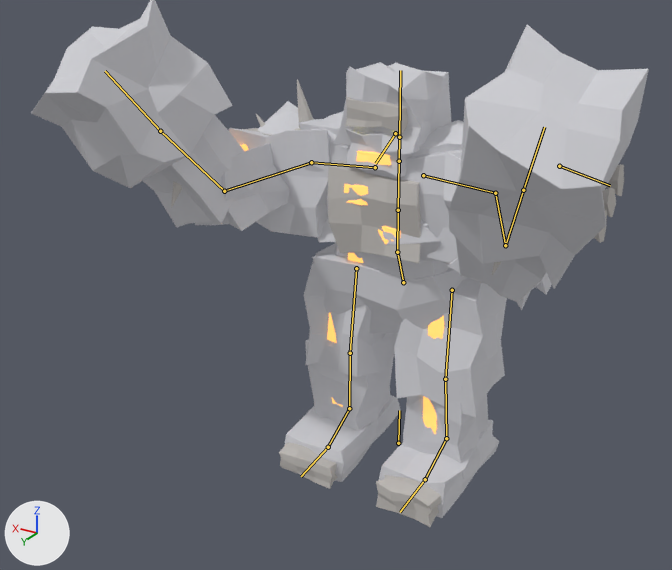
The Blender file Data/Models/Enemy/BossGolem.blend, before and after one commit.
One viewpoint serves both versions: a 50 mm lens placed at (-60.8, 119.8, 86.2), pointed at (2.3, 14.7, 33.6). Arrows for +X, +Y and +Z are at lower left; the lights stay in place. The first picture is the older version. Both versions are drawn at frame 44 of the action 'Rock_Pillar'; the numbers are the values there. The bones that bend it are drawn over the model as lines.

Names of what the first picture shows: 'BossGolem'.
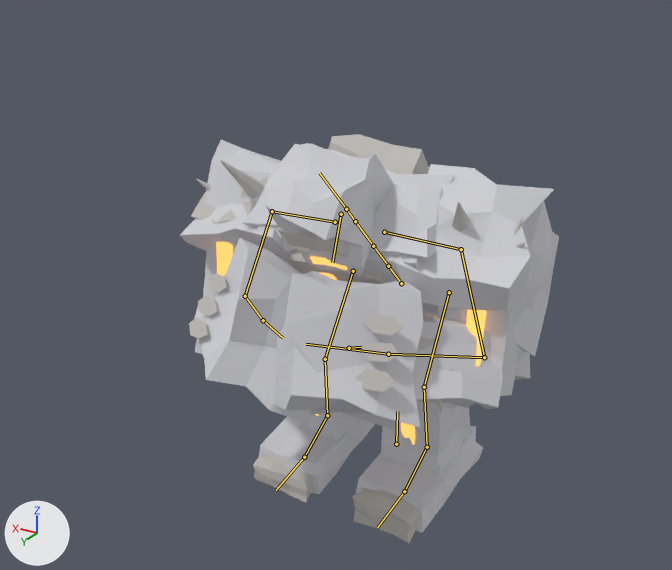
Location of each change, (x1, y1, x2, y2) in pixels of the pictures (672 x 570 px):
'BossGolem', posed: before (31, 0, 649, 527); after (180, 134, 559, 543)
bone 'Root', root to tip: before (398, 443) to (399, 410); after (396, 444) to (397, 411)
bone 'Hips', root to tip: before (403, 282) to (397, 252); after (401, 283) to (388, 266)
bone 'Spine', root to tip: before (397, 252) to (398, 210); after (388, 266) to (373, 246)
bone 'UpperArm_L', root to tip: before (311, 162) to (224, 191); after (272, 211) to (245, 296)
bone 'LowerArm_L', root to tip: before (224, 191) to (160, 131); after (245, 296) to (263, 320)
bone 'UpperArm_R', root to tip: before (495, 193) to (505, 245); after (461, 249) to (484, 357)
bone 'LowerArm_R', root to tip: before (505, 245) to (523, 190); after (484, 357) to (388, 354)
bone 'UpperLeg_L', root to tip: before (356, 268) to (350, 353); after (353, 271) to (325, 359)
bone 'LowerLeg_L', root to tip: before (350, 353) to (349, 408); after (325, 359) to (327, 415)
bone 'UpperLeg_R', root to tip: before (452, 290) to (445, 379); after (449, 292) to (424, 387)
bone 'LowerLeg_R', root to tip: before (445, 379) to (446, 438); after (424, 387) to (427, 447)

The edits, one by one:
Bone 'Root' (bone_root) moves from (-0.05, -0.12, 0.2) to (-0.04, -0.12, 0.13).
Bone 'Hips' (bone_hips) turns from (-22, 0, 0) to (-45, 0, 0) degrees about its own x, y and z.
Bone 'Spine' (bone_spine) turns from (21, 0, 0) to (0, 0, 0) degrees about its own x, y and z.
Bone 'UpperArm_L' (bone_upperarm_l) turns from (84, 15, 49) to (46, 8, 19) degrees about its own x, y and z.
Bone 'LowerArm_L' (bone_lowerarm_l) turns from (88, 37, 101) to (39, -17, 90) degrees about its own x, y and z.
Bone 'UpperArm_R' (bone_upperarm_r) turns from (84, -15, -49) to (46, -8, -19) degrees about its own x, y and z.
Bone 'LowerArm_R' (bone_lowerarm_r) turns from (88, -37, -101) to (39, 17, -90) degrees about its own x, y and z.
Bone 'UpperLeg_L' (bone_upperleg_l) turns from (27, 4, 1) to (79, 2, 3) degrees about its own x, y and z.
Bone 'LowerLeg_L' (bone_lowerleg_l) turns from (-9, -5, 1) to (-40, -6, 1) degrees about its own x, y and z.
Bone 'UpperLeg_R' (bone_upperleg_r) turns from (27, -4, -1) to (79, -2, -3) degrees about its own x, y and z.
Bone 'LowerLeg_R' (bone_lowerleg_r) turns from (-9, 5, -1) to (-40, 6, -1) degrees about its own x, y and z.
